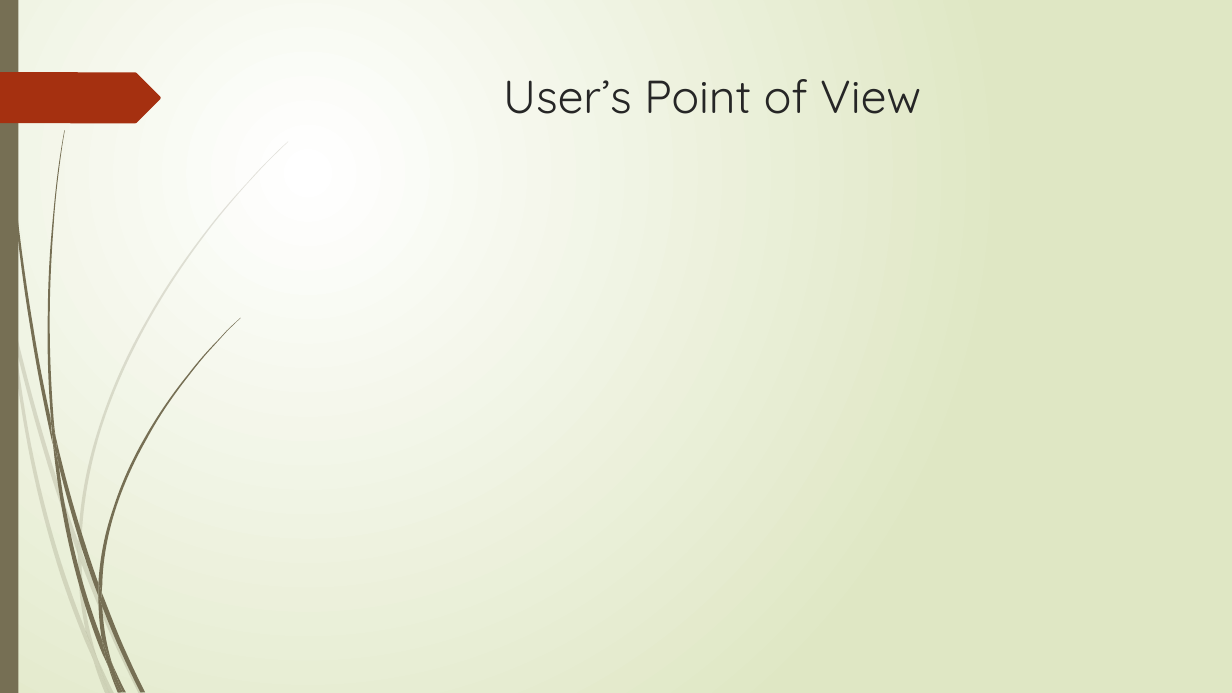
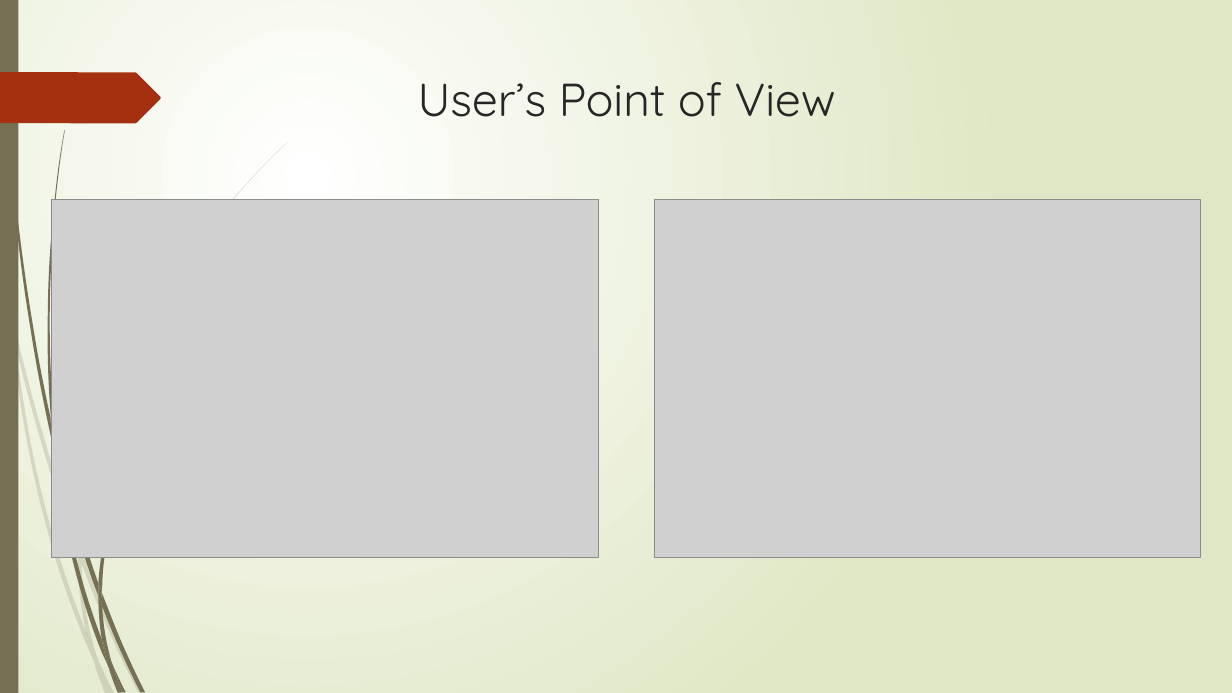
Before and after one commit to obrienthomas13/client-server-application, a slide deck: slide 3 of documents/proposal_presentation.pptx. Drawn at 1232x693 pixels with LibreOffice and Linux fonts; fonts in the diff are those of the drawing; grey boxes stand for pictures. Boxes give left, top, right and bottom in pixels: in the first picture for what was removed or moved away, otherwise in the second. Text is boxed around its words. In the diff, an @@ line names an element or a change of style, - is before the commit and + after.

```diff
--- a/documents/proposal_presentation.pptx
+++ b/documents/proposal_presentation.pptx
@@ title "User’s Point of View" moved from (x1=503, y1=79, x2=921, y2=114) to (x1=418, y1=82, x2=836, y2=117) @@
@@ picture added at (x1=52, y1=200, x2=599, y2=557) @@
@@ picture added at (x1=654, y1=200, x2=1201, y2=557) @@
```
Also in this commit, not shown: 2 other slides changed, 3 other files.
